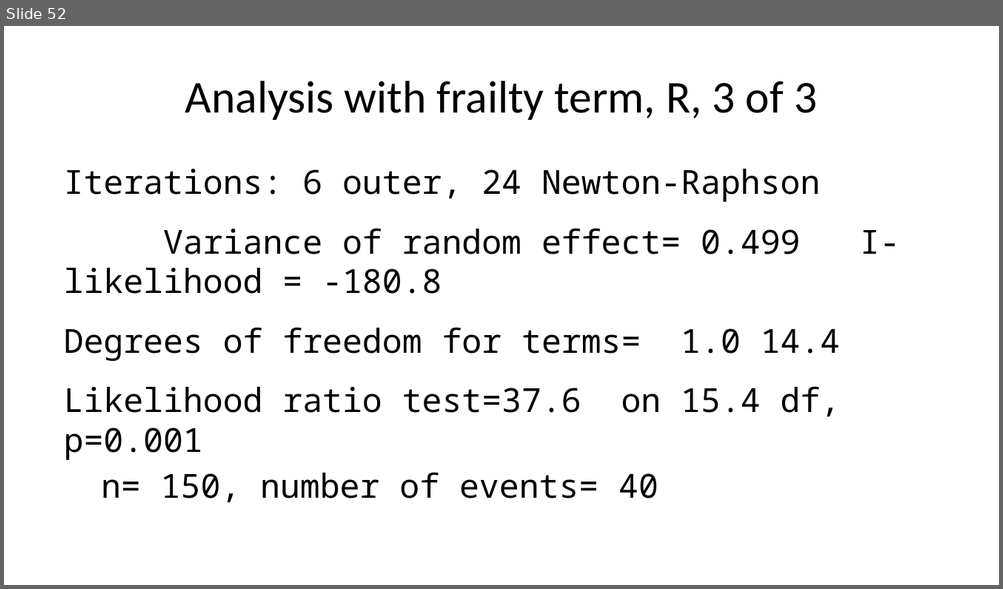
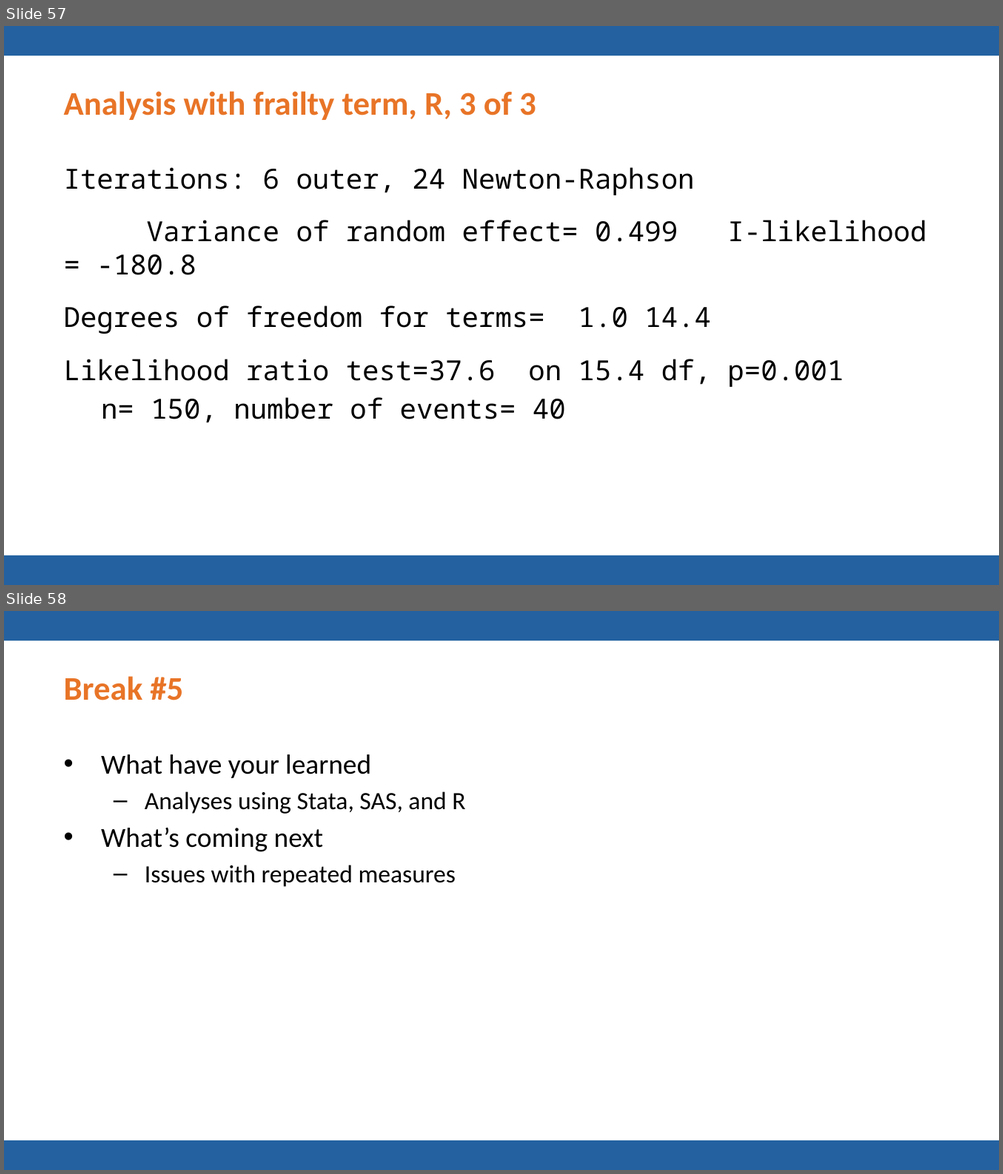
Before and after one commit to pmean/talks, a slide deck: frailty/frailty.pptx. Shown one above the other, each under a label of ours: slide 52 before the commit, slides 57 and 58 after it. The pictures are 1003x589 and 1003x1174 pixels, drawn with LibreOffice and Linux fonts; fonts in the diff are those of the drawing; background and template pictures are left out. Boxes give left, top, right and bottom in pixels: in the first picture for what was removed or moved away, otherwise in the second. Text is boxed around its words. In the diff, an @@ line names an element or a change of style, - is before the commit and + after.

```diff
--- a/frailty/frailty.pptx
+++ b/frailty/frailty.pptx
@@ slide 58 added at <box>4,611,999,1170</box>, background #FFFFFF; not listed: 2 template elements that a slide beside it also shows @@
@@ title added at <box>64,676,183,701</box>, 24 pt, text #E87427, bold @@
+Break #5
@@ text added at <box>101,755,465,887</box>, 18 pt, text #000000 @@
+• What have your learned
+  – Analyses using Stata, SAS, and R
+• What’s coming next
+  – Issues with repeated measures
@@ what was slide 52 is now slide 57 @@
@@ slide 57 changed as well @@
@@ rectangle added at <box>4,26,999,56</box>, fill #2361A1 @@
@@ title "Analysis with frailty term, R, ...": place and size @@
-title "Analysis with frailty term, R, ..." at <box>185,81,817,120</box>
+title "Analysis with frailty term, R, ..." at <box>64,91,536,120</box>
@@ title "Analysis with frailty term, R, ..." at <box>64,91,536,120</box>: size 33 to 24 pt, text colour #000000 to #E87427, bold on; alignment centre to left @@
@@ text "Iterations: 6 outer, 24 Newton-Raphson ..." at <box>64,167,843,423</box>: size 24 to 20 pt @@
@@ rectangle added at <box>4,556,999,585</box>, fill #2361A1 @@
```
Also in this commit, not shown: 54 other slides changed, 9 other slides added, 3 slides removed, 1 other file.
